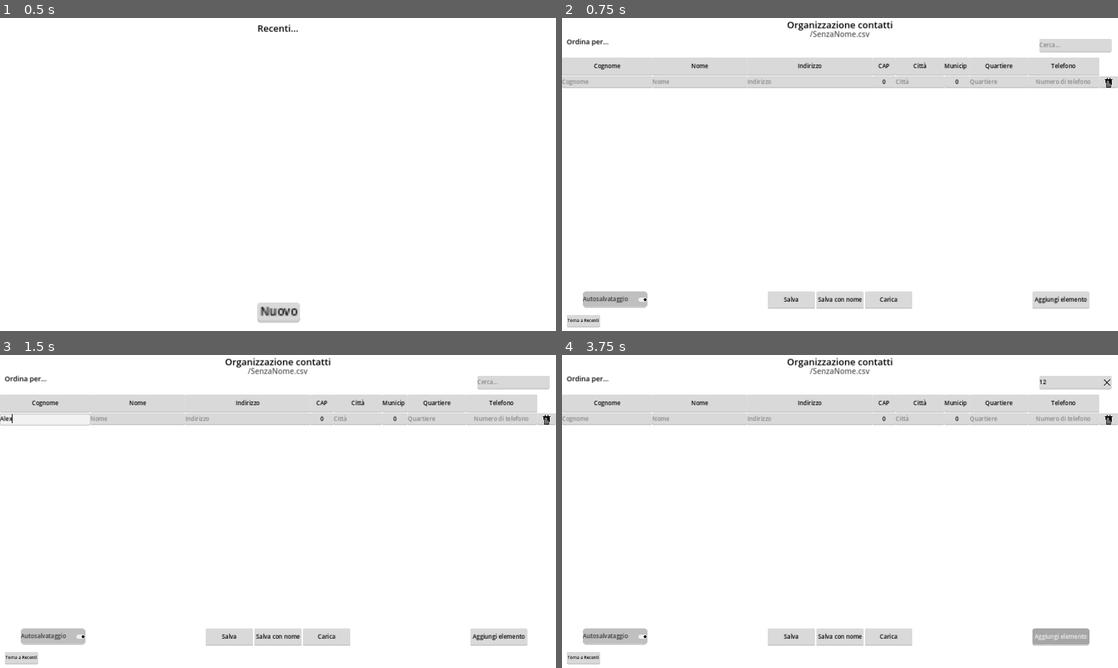
Above: before the commit, frames 1-4 (two rows, left to right).
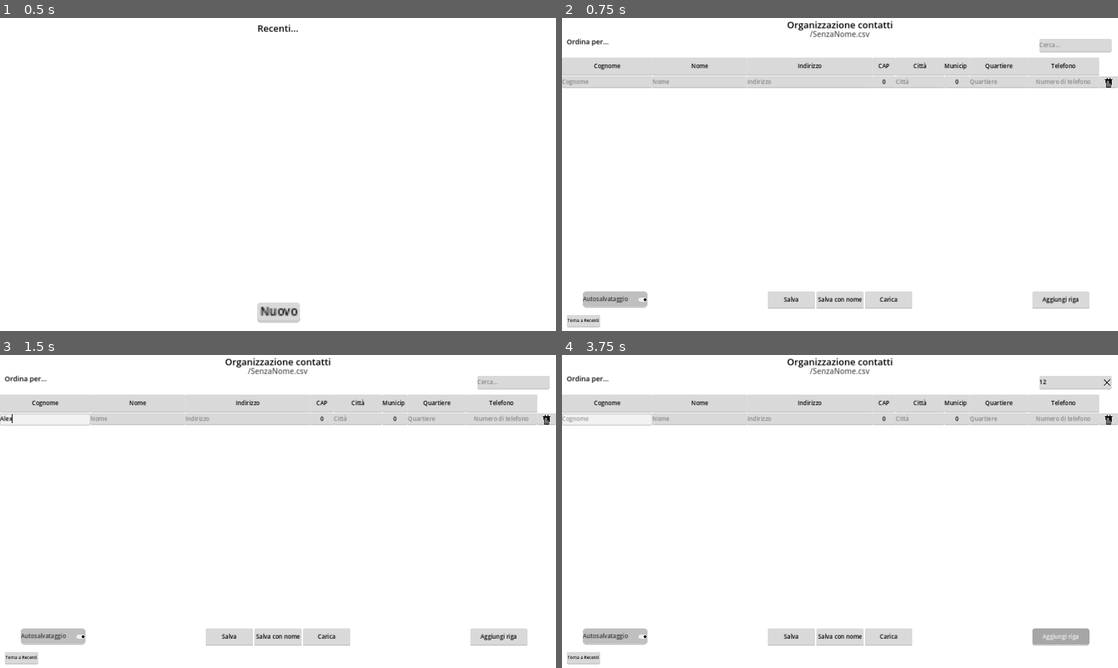
Above: after the commit, the same moments.

Repository: Gabbinetto/SimpleContacts
Game: Godot game, scene res://recenti.tscn
Same seed, same stepped clock (60 frames per second), same inputs: the game is played once before the commit and once after it.
Inputs (mouse positions are in pixels of both pictures, inside the frame that each line leads up to):
- Up to frame 1 (0.5 s): no input
- Up to frame 2 (0.75 s): click "Nuovo" at 0.5 s
- Up to frame 3 (1.5 s): click (44, 420) at 1.27 s; type "Alex" at 1.35 s
- Up to frame 4 (3.75 s): click (701, 420) at 1.5 s; type "Alex" at 1.58 s; click (812, 420) at 1.73 s; type "12" at 1.82 s; click (917, 420) at 2.02 s; type "12" at 2.1 s; click (1001, 420) at 2.25 s; type "12" at 2.33 s; click (1062, 420) at 2.48 s; type "12" at 2.57 s; click (1073, 383) at 2.77 s; type "12" at 2.85 s; click "Aggiungi elemento" (after the commit: "Aggiungi riga") at 3.5 s

Frame 1 is identical in both runs. In frame 2, 0.1% of the frame differs, in the area x 85-95%, y 88-92%; in frame 3, 0.1%; in frame 4, 0.5%, in the area x 0-95%, y 19-92%.

Commit message:
Version 1.0.2
Added qol features

Diff:
--- a/element.gd
+++ b/element.gd
@@ -1,4 +1,5 @@
 extends Panel
+class_name ElementRow
 
 @onready var cognome : LineEdit = $Categories/Cognome
 @onready var nome : LineEdit = $Categories/Nome
@@ -17,6 +18,15 @@
 	telefono.text_changed.connect(_format_cellphone)
 	_format_cellphone(telefono.text)
 
+	cognome.text_changed.connect(func(_unused): _sync_tooltip(cognome))
+	nome.text_changed.connect(func(_unused): _sync_tooltip(nome))
+	indirizzo.text_changed.connect(func(_unused): _sync_tooltip(indirizzo))
+	cap.value_changed.connect(func(_unused): _sync_tooltip(cap))
+	citta.text_changed.connect(func(_unused): _sync_tooltip(citta))
+	municipalita.value_changed.connect(func(_unused): _sync_tooltip(municipalita))
+	quartiere.text_changed.connect(func(_unused): _sync_tooltip(quartiere))
+	telefono.text_changed.connect(func(_unused): _sync_tooltip(telefono))
+
 func _format_cellphone(new_number : String):
 	if new_number.length() == 10:
 		telefono.text = new_number.substr(0, 3) + ' ' + new_number.substr(3, 3) + ' ' + new_number.substr(6)
@@ -33,3 +43,31 @@
 	municipalita.value = row[5].to_int()
 	quartiere.text = row[6]
 	telefono.text = row[7]
+
+func is_focused():
+	return cognome.has_focus() or nome.has_focus() or indirizzo.has_focus() or \
+		cap.has_focus() or citta.has_focus() or municipalita.has_focus() or quartiere.has_focus() or telefono.has_focus()
+
+func get_focused():
+	if cognome.has_focus():
+		return 'cognome'
+	if nome.has_focus():
+		return 'nome'
+	if indirizzo.has_focus():
+		return 'indirizzo'
+	if cap.has_focus():
+		return 'cap'
+	if citta.has_focus():
+		return 'citta'
+	if municipalita.has_focus():
+		return 'municipalita'
+	if quartiere.has_focus():
+		return 'quartiere'
+	if telefono.has_focus():
+		return 'telefono'
+
+	return 'cognome'
+
+
+func _sync_tooltip(node : Control):
+	node.tooltip_text = node.text if node is LineEdit else node.value
--- a/element.tscn
+++ b/element.tscn
@@ -31,9 +31,11 @@
 
 [node name="DeleteButton" type="Button" parent="."]
 custom_minimum_size = Vector2i(0, 40)
+layout_mode = 0
 offset_left = 1856.0
 offset_right = 1920.0
 offset_bottom = 40.0
+tooltip_text = "Cancella la riga"
 
 [node name="Trash-can" type="Sprite2D" parent="DeleteButton"]
 position = Vector2(8, -4)
@@ -43,7 +45,7 @@
 offset = Vector2(0, -100)
 
 [node name="Categories" type="Control" parent="."]
-layout_mode = 3
+layout_mode = 1
 anchor_right = 0.966667
 anchor_bottom = 1.0
 grow_horizontal = 2
@@ -52,6 +54,7 @@
 
 [node name="Cognome" type="LineEdit" parent="Categories"]
 custom_minimum_size = Vector2i(0, 40)
+layout_mode = 1
 anchors_preset = -1
 anchor_right = 0.168103
 anchor_bottom = 1.0
@@ -60,6 +63,7 @@
 
 [node name="Nome" type="LineEdit" parent="Categories"]
 custom_minimum_size = Vector2i(0, 40)
+layout_mode = 1
 anchors_preset = -1
 anchor_left = 0.168103
 anchor_right = 0.344828
@@ -69,6 +73,7 @@
 
 [node name="Indirizzo" type="LineEdit" parent="Categories"]
 custom_minimum_size = Vector2i(0, 40)
+layout_mode = 1
 anchors_preset = -1
 anchor_left = 0.344828
 anchor_right = 0.578161
@@ -78,6 +83,7 @@
 
 [node name="CAP" type="SpinBox" parent="Categories"]
 custom_minimum_size = Vector2i(0, 40)
+layout_mode = 1
 anchors_preset = -1
 anchor_left = 0.577586
 anchor_right = 0.62069
@@ -89,6 +95,7 @@
 
 [node name="SiglaCitta" type="LineEdit" parent="Categories"]
 custom_minimum_size = Vector2i(0, 40)
+layout_mode = 1
 anchors_preset = -1
 anchor_left = 0.62069
 anchor_right = 0.711207
@@ -98,6 +105,7 @@
 
 [node name="Municipalita" type="SpinBox" parent="Categories"]
 custom_minimum_size = Vector2i(0, 40)
+layout_mode = 1
 anchors_preset = -1
 anchor_left = 0.711207
 anchor_right = 0.758621
@@ -109,6 +117,7 @@
 
 [node name="Quartiere" type="LineEdit" parent="Categories"]
 custom_minimum_size = Vector2i(0, 40)
+layout_mode = 1
 anchors_preset = -1
 anchor_left = 0.758621
 anchor_right = 0.866954
@@ -120,6 +129,7 @@
 
 [node name="Telefono" type="LineEdit" parent="Categories"]
 custom_minimum_size = Vector2i(0, 40)
+layout_mode = 1
 anchors_preset = -1
 anchor_left = 0.866379
 anchor_right = 0.999713
--- a/main.gd
+++ b/main.gd
@@ -3,11 +3,15 @@
 const Element = preload('res://element.tscn')
 
 var autosave_on = false
+var current_focused_node : ElementRow
+var max_scroll_length : int
 
 @onready var save_dialog : FileDialog = $SaveDialog
 @onready var load_dialog : FileDialog = $LoadDialog
 @onready var elements : VBoxContainer = $Panel/ScrollContainer/Elementi
 @onready var sort_buttons : Array[Node] = $Panel/Ordini.get_children()
+@onready var scroll_container : ScrollContainer = elements.get_parent()
+@onready var scrollbar : VScrollBar = scroll_container.get_v_scroll_bar()
 
 var current_file = OS.get_system_dir(OS.SYSTEM_DIR_DESKTOP) + '/SenzaNome.csv':
 	set(value):
@@ -47,9 +51,31 @@
 
 	_load_file(current_file)
 
+	get_viewport().gui_focus_changed.connect(
+		func(node):
+			if node.owner is ElementRow:
+				current_focused_node = node.owner
+#			print(current_focused_node)
+	)
+
+	scrollbar.changed.connect(func():
+		if max_scroll_length != scrollbar.max_value:
+			max_scroll_length = scrollbar.max_value
+			scroll_container.scroll_vertical = max_scroll_length
+	)
+	max_scroll_length = scrollbar.max_value
+
 func _add_element():
-	var new_element = Element.instantiate()
-	$Panel/ScrollContainer/Elementi.add_child(new_element)
+	var new_element : ElementRow = Element.instantiate()
+	elements.add_child(new_element)
+
+	if is_instance_valid(current_focused_node):
+		var focused_section = current_focused_node.get_focused()
+		print(focused_section)
+		new_element.get(focused_section).grab_focus()
+
+	current_focused_node = new_element
+
 	return new_element
 
 func _sort_button(key : String):
@@ -146,7 +172,7 @@
 		node.queue_free()
 
 	for i in csv.length():
-		var element = _add_element()
+		var element = await _add_element()
 		element.set_from_row(
 			csv.get_row(i)
 		)
@@ -176,3 +202,24 @@
 			content = str(value_node.value).to_lower()
 
 		element.visible = content.contains(new_text.to_lower())
+
+func _unhandled_input(event: InputEvent) -> void:
+	if event.is_action_pressed('ui_accept') and is_instance_valid(current_focused_node):
+		var index = elements.get_children().find(current_focused_node)
+		if index < (elements.get_children().size() - 1) and is_instance_valid(elements.get_child(index)):
+			_move_element(1)
+		else:
+			_add_element()
+	if event.is_action_pressed('ui_focus_down'):
+		_move_element(1)
+	elif event.is_action_pressed('ui_focus_up'):
+		_move_element(-1)
+
+func _move_element(offset : int):
+		var elements_children : Array[Node] = elements.get_children()
+		var current_index = elements_children.find(current_focused_node)
+		print(current_index)
+		if current_index != -1 and current_index < (elements_children.size()):
+			var next = elements.get_child(current_index + offset)
+			if is_instance_valid(next):
+				next.cognome.grab_focus()
--- a/main.tscn
+++ b/main.tscn
@@ -56,7 +56,6 @@
 metadata/_edit_lock_ = true
 
 [node name="Titolo" type="Label" parent="Panel"]
-layout_mode = 1
 anchors_preset = 14
 anchor_top = 0.5
 anchor_right = 1.0
@@ -72,7 +71,6 @@
 
 [node name="Percorso" type="Label" parent="Panel/Titolo"]
 unique_name_in_owner = true
-layout_mode = 1
 anchors_preset = 14
 anchor_top = 0.5
 anchor_right = 1.0
@@ -81,21 +79,22 @@
 offset_bottom = 56.0
 grow_horizontal = 2
 grow_vertical = 2
+tooltip_text = "Il file attualmente in uso"
+mouse_filter = 1
 text = "C:/"
 label_settings = SubResource("LabelSettings_rgdib")
 horizontal_alignment = 1
 vertical_alignment = 1
 
 [node name="ScrollContainer" type="ScrollContainer" parent="Panel"]
-layout_mode = 1
 anchors_preset = -1
 anchor_top = 0.186667
 anchor_right = 1.0
 anchor_bottom = 0.853333
+follow_focus = true
 metadata/_edit_use_anchors_ = true
 
 [node name="Elementi" type="VBoxContainer" parent="Panel/ScrollContainer"]
-layout_mode = 2
 offset_top = 1.0
 offset_right = 1920.0
 offset_bottom = 718.999
@@ -105,33 +104,29 @@
 metadata/_edit_group_ = true
 
 [node name="Element" parent="Panel/ScrollContainer/Elementi" instance=ExtResource("2_5aajj")]
-layout_mode = 2
 
 [node name="AddButton" type="Button" parent="Panel"]
 unique_name_in_owner = true
 custom_minimum_size = Vector2i(0, 60)
-layout_mode = 0
 offset_left = 1624.0
 offset_top = 944.0
 offset_right = 1821.0
 offset_bottom = 1004.0
-tooltip_text = "Aggiunge un elemento "
-text = "Aggiungi elemento"
+tooltip_text = "Aggiunge una riga"
+text = "Aggiungi riga"
 
 [node name="GoBackButton" type="Button" parent="Panel"]
 unique_name_in_owner = true
 custom_minimum_size = Vector2i(0, 60)
-layout_mode = 1
 offset_left = 16.0
 offset_top = 1024.0
 offset_right = 176.0
 offset_bottom = 1084.0
 scale = Vector2(0.72, 0.72)
-tooltip_text = "Aggiunge un elemento "
+tooltip_text = "Torna alla schermata dei file recenti"
 text = "Torna a Recenti"
 
 [node name="OrdinaPer" type="Label" parent="Panel"]
-layout_mode = 0
 offset_left = 16.0
 offset_top = 64.0
 offset_right = 142.0
@@ -141,29 +136,31 @@
 
 [node name="SortAttivo" type="Label" parent="Panel/OrdinaPer"]
 unique_name_in_owner = true
-layout_mode = 0
 offset_left = 152.0
 offset_right = 278.0
 offset_bottom = 37.0
+tooltip_text = "L'ordinamento attualmente
+selezionato"
+mouse_filter = 1
 label_settings = SubResource("LabelSettings_mvah1")
 
 [node name="Cerca" type="LineEdit" parent="Panel"]
 unique_name_in_owner = true
-layout_mode = 0
 offset_left = 1648.0
 offset_top = 72.0
 offset_right = 1898.0
 offset_bottom = 119.0
 size_flags_horizontal = 3
 size_flags_stretch_ratio = 2.0
-tooltip_text = "Cerca elementi secondo la categoria di ordinamento selezionata (Dove dice \"Ordina per...\")"
+tooltip_text = "Cerca elementi secondo la categoria di
+ordinamento selezionata (Dove dice \"Ordina per...\")"
 theme_override_icons/clear = ExtResource("4_0lup4")
 placeholder_text = "Cerca..."
 clear_button_enabled = true
 
 [node name="Ordini" type="Control" parent="Panel"]
 unique_name_in_owner = true
-layout_mode = 1
+layout_mode = 3
 anchors_preset = 14
 anchor_top = 0.5
 anchor_right = 1.0
@@ -174,7 +171,6 @@
 grow_vertical = 2
 
 [node name="OrdinaCognome" type="Button" parent="Panel/Ordini"]
-layout_mode = 0
 offset_right = 312.0
 offset_bottom = 64.0
 size_flags_horizontal = 3
@@ -183,7 +179,6 @@
 text = "Cognome"
 
 [node name="OrdinaNome" type="Button" parent="Panel/Ordini"]
-layout_mode = 0
 offset_left = 312.0
 offset_right = 640.0
 offset_bottom = 64.0
@@ -193,7 +188,6 @@
 text = "Nome"
 
 [node name="OrdinaIndirizzo" type="Button" parent="Panel/Ordini"]
-layout_mode = 0
 offset_left = 640.0
 offset_right = 1072.0
 offset_bottom = 64.0
@@ -203,7 +197,6 @@
 text = "Indirizzo"
 
 [node name="OrdinaCAP" type="Button" parent="Panel/Ordini"]
-layout_mode = 0
 offset_left = 1072.0
 offset_right = 1152.0
 offset_bottom = 64.0
@@ -212,7 +205,6 @@
 text = "CAP"
 
 [node name="OrdinaCitta" type="Button" parent="Panel/Ordini"]
-layout_mode = 0
 offset_left = 1152.0
 offset_right = 1320.0
 offset_bottom = 64.0
@@ -221,7 +213,6 @@
 text = "Città"
 
 [node name="OrdinaMunicipalita" type="Button" parent="Panel/Ordini"]
-layout_mode = 0
 offset_left = 1320.0
 offset_right = 1408.0
 offset_bottom = 64.0
@@ -231,7 +222,6 @@
 clip_text = true
 
 [node name="OrdinaQuartiere" type="Button" parent="Panel/Ordini"]
-layout_mode = 0
 offset_left = 1408.0
 offset_right = 1608.0
 offset_bottom = 64.0
@@ -240,7 +230,6 @@
 text = "Quartiere"
 
 [node name="OrdinaTelefono" type="Button" parent="Panel/Ordini"]
-layout_mode = 0
 offset_left = 1608.0
 offset_right = 1856.0
 offset_bottom = 64.0
@@ -250,7 +239,6 @@
 
 [node name="FileButtons" type="HBoxContainer" parent="Panel"]
 custom_minimum_size = Vector2i(500, 0)
-layout_mode = 1
 anchors_preset = 7
 anchor_left = 0.5
 anchor_top = 1.0
@@ -267,39 +255,36 @@
 [node name="SaveButton" type="Button" parent="Panel/FileButtons"]
 unique_name_in_owner = true
 custom_minimum_size = Vector2i(0, 60)
-layout_mode = 2
 offset_right = 164.0
 offset_bottom = 60.0
 size_flags_horizontal = 3
-tooltip_text = "Aggiunge un elemento "
+tooltip_text = "Salva il file sul quale si sta
+lavorando ora"
 text = "Salva"
 
 [node name="SaveAsButton" type="Button" parent="Panel/FileButtons"]
 unique_name_in_owner = true
 custom_minimum_size = Vector2i(0, 60)
-layout_mode = 2
 offset_left = 168.0
 offset_right = 332.0
 offset_bottom = 60.0
 size_flags_horizontal = 3
-tooltip_text = "Aggiunge un elemento "
+tooltip_text = "Scegli dove salvare il file"
 text = "Salva con nome"
 
 [node name="LoadButton" type="Button" parent="Panel/FileButtons"]
 unique_name_in_owner = true
 custom_minimum_size = Vector2i(0, 60)
-layout_mode = 2
 offset_left = 336.0
 offset_right = 500.0
 offset_bottom = 60.0
 size_flags_horizontal = 3
-tooltip_text = "Aggiunge un elemento "
+tooltip_text = "Carica un file"
 text = "Carica"
 
 [node name="SavedPopup" parent="Panel" instance=ExtResource("5_gxjrf")]
 unique_name_in_owner = true
 visible = false
-layout_mode = 1
 anchors_preset = 8
 anchor_left = 0.5
 anchor_top = 0.5
@@ -314,7 +299,6 @@
 
 [node name="AutosaveButton" type="CheckButton" parent="Panel"]
 unique_name_in_owner = true
-layout_mode = 0
 offset_left = 72.0
 offset_top = 944.0
 offset_right = 295.0
--- a/project.godot
+++ b/project.godot
@@ -18,10 +18,16 @@
 "class": &"CSVObject",
 "language": &"GDScript",
 "path": "res://CSVObject.gd"
+}, {
+"base": "Panel",
+"class": &"ElementRow",
+"language": &"GDScript",
+"path": "res://element.gd"
 }]
 _global_script_class_icons={
 "CSV": "",
-"CSVObject": ""
+"CSVObject": "",
+"ElementRow": ""
 }
 
 [application]
@@ -48,3 +54,22 @@
 window/size/window_width_override=1760
 window/size/window_height_override=990
 window/stretch/mode="canvas_items"
+
+[input]
+
+ui_accept={
+"deadzone": 0.5,
+"events": [Object(InputEventKey,"resource_local_to_scene":false,"resource_name":"","device":0,"window_id":0,"alt_pressed":false,"shift_pressed":false,"ctrl_pressed":false,"meta_pressed":false,"pressed":false,"keycode":4194309,"physical_keycode":0,"unicode":4194309,"echo":false,"script":null)
+, Object(InputEventKey,"resource_local_to_scene":false,"resource_name":"","device":0,"window_id":0,"alt_pressed":false,"shift_pressed":false,"ctrl_pressed":false,"meta_pressed":false,"pressed":false,"keycode":4194310,"physical_keycode":0,"unicode":4194310,"echo":false,"script":null)
+]
+}
+ui_focus_down={
+"deadzone": 0.5,
+"events": [Object(InputEventKey,"resource_local_to_scene":false,"resource_name":"","device":0,"window_id":0,"command_or_control_autoremap":true,"alt_pressed":false,"shift_pressed":true,"pressed":false,"keycode":4194306,"physical_keycode":0,"unicode":0,"echo":false,"script":null)
+]
+}
+ui_focus_up={
+"deadzone": 0.5,
+"events": [Object(InputEventKey,"resource_local_to_scene":false,"resource_name":"","device":0,"window_id":0,"command_or_control_autoremap":true,"alt_pressed":false,"shift_pressed":false,"pressed":false,"keycode":4194306,"physical_keycode":0,"unicode":0,"echo":false,"script":null)
+]
+}
--- a/theme.tres
+++ b/theme.tres
@@ -66,6 +66,11 @@
 border_width_top = 1
 border_width_bottom = 1
 
+[sub_resource type="StyleBoxFlat" id="StyleBoxFlat_7fge3"]
+bg_color = Color(0.301961, 0.301961, 0.301961, 1)
+border_width_left = 15
+border_color = Color(0.309804, 0.309804, 0.309804, 1)
+
 [sub_resource type="StyleBoxFlat" id="StyleBoxFlat_uqbs6"]
 
 [resource]
@@ -93,4 +98,5 @@
 Panel/styles/panel = SubResource("StyleBoxFlat_n86m0")
 PopupMenu/styles/panel = SubResource("StyleBoxFlat_cdwku")
 ScrollContainer/styles/panel = SubResource("StyleBoxFlat_6tow3")
+VScrollBar/styles/scroll = SubResource("StyleBoxFlat_7fge3")
 Window/styles/embedded_border = SubResource("StyleBoxFlat_uqbs6")
Not shown: 1 places in theme.tres that only renumber resources
